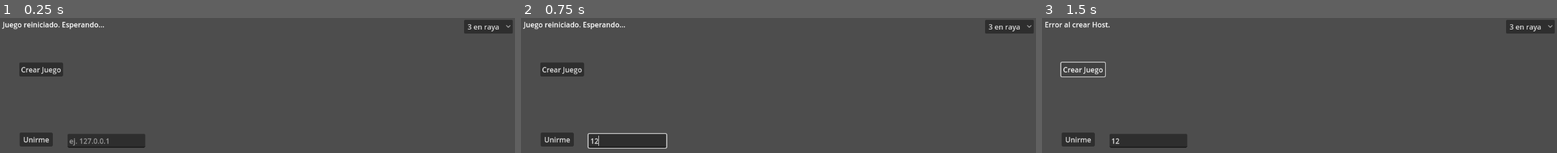
Above: before the commit, frames 1-3 (left to right).
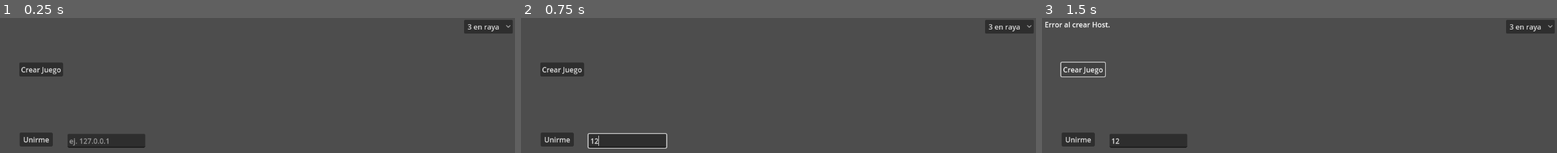
Above: after the commit, the same moments.

Repository: JesCorAvi/prototipo-3-en-raya-online
Game: Godot game, scene res://scenes/main.tscn
Two runs of this game, one before a commit and one after it. Both use one fixed random seed, a clock stepped at 60 frames per second and the inputs below.
Inputs (mouse positions are in pixels of both pictures, inside the frame that each line leads up to):
- Up to frame 1 (0.25 s): no input
- Up to frame 2 (0.75 s): click (629, 140) at 0.52 s; type "12" at 0.6 s
- Up to frame 3 (1.5 s): click "Crear Juego" at 1.25 s

The runs differ from the first frame. In frame 1, 0.5% of the frame differs, in the area x 0-21%, y 2-9%; in frame 2, 0.5%; in frame 3, nothing differs.

Commit message:
acabado por ahora

Diff:
--- a/scenes/main.tscn
+++ b/scenes/main.tscn
@@ -53,6 +53,7 @@
 layout_mode = 2
 
 [node name="Conecta4" type="GridContainer" parent="."]
+visible = false
 offset_left = 323.99997
 offset_top = 103.99999
 offset_right = 427.99997
--- a/scripts/Main.gd
+++ b/scripts/Main.gd
@@ -85,11 +85,6 @@
 	# Generar cuadrícula de Conecta 4
 	_generate_connect4_grid()
 
-	# Inicializar UI
-	grid_ttt.hide()
-	grid_c4.hide()
-	result_label.hide()
-
 	# Inicializar grupos de piezas originales
 	for child in piece_container.get_children():
 		if child is RigidBody2D:
@@ -100,9 +95,19 @@
 	# OCULTAR PIEZAS EN EL MENÚ INICIAL
 	set_pieces_visible(false)
 
-	# Iniciar en modo por defecto
-	set_game_mode(GameType.TIC_TAC_TOE)
-
+	# Iniciar variables internas del modo por defecto (SIN tocar visuales aún)
+	current_game_type = GameType.TIC_TAC_TOE
+	current_cols = TTT_COLS
+	current_rows = TTT_ROWS
+	current_win_len = TTT_WIN_LEN
+	current_piece_size = PIECE_SIZE_TTT
+	_update_cell_nodes_reference(grid_ttt)
+
+	# --- CORRECCIÓN FINAL: Forzar ocultación explícita al final del ready ---
+	grid_ttt.hide()
+	grid_c4.hide()
+	result_label.hide()
+	# ----------------------------------------------------------------------
 func _process(_delta):
 	if multiplayer.has_multiplayer_peer() and is_game_active:
 		var mouse_pos = get_viewport().get_mouse_position()
@@ -146,14 +151,22 @@
 func set_game_mode(mode_id: int):
 	current_game_type = mode_id
 
+	# Esta variable determina si debemos tocar la visibilidad de los tableros.
+	# Es TRUE solo si estamos jugando (is_game_active) O si estamos conectados esperando (Lobby).
+	# Es FALSE en el menú inicial, por lo que respeta que los tableros estén ocultos.
+	var should_update_visuals = is_game_active or multiplayer.has_multiplayer_peer()
+
 	if current_game_type == GameType.TIC_TAC_TOE:
 		current_cols = TTT_COLS
 		current_rows = TTT_ROWS
 		current_win_len = TTT_WIN_LEN
 		current_piece_size = PIECE_SIZE_TTT
-		if is_game_active:
+
+		# Solo modificamos la visibilidad si estamos en una partida o lobby activo
+		if should_update_visuals:
 			grid_ttt.show()
 			grid_c4.hide()
+
 		_update_cell_nodes_reference(grid_ttt)
 
 	elif current_game_type == GameType.CONNECT_4:
@@ -161,9 +174,12 @@
 		current_rows = C4_ROWS
 		current_win_len = C4_WIN_LEN
 		current_piece_size = PIECE_SIZE_C4
-		if is_game_active:
+
+		# Solo modificamos la visibilidad si estamos en una partida o lobby activo
+		if should_update_visuals:
 			grid_ttt.hide()
 			grid_c4.show()
+
 		_update_cell_nodes_reference(grid_c4)
 
 	# Asegurar que el botón visual coincida con la realidad interna
@@ -172,7 +188,6 @@
 	# Si estamos conectados, reiniciamos el juego para aplicar cambios
 	if multiplayer.has_multiplayer_peer():
 		reset_game(multiplayer.has_multiplayer_peer())
-
 func _sync_option_button_ui():
 	for i in range(option_button.item_count):
 		if option_button.get_item_id(i) == current_game_type:
@@ -345,6 +360,11 @@
 	result_label.text = result_text
 	result_label.add_theme_color_override("font_color", color)
 	result_label.show()
+
+	grid_ttt.hide()
+	grid_c4.hide()
+	set_pieces_visible(false)
+
 	reset_timer.start()
 
 func _on_ResetTimer_timeout():
